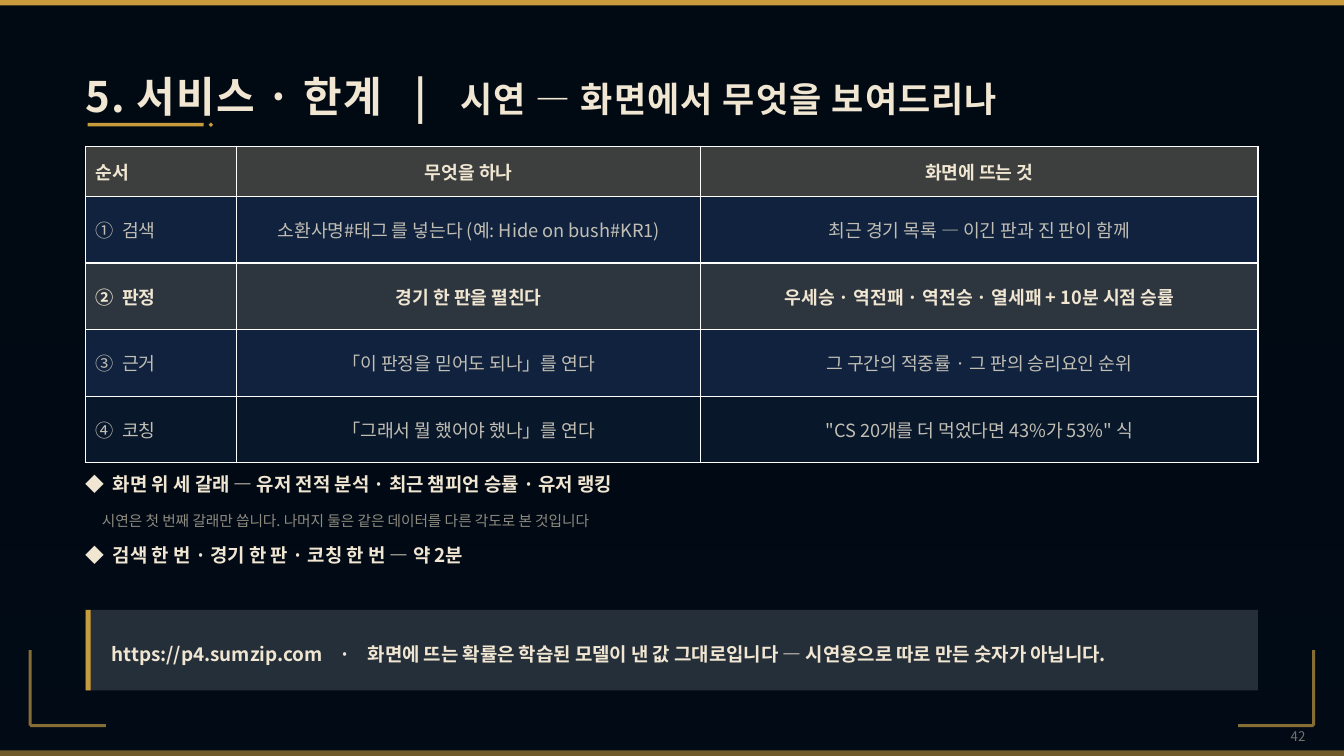
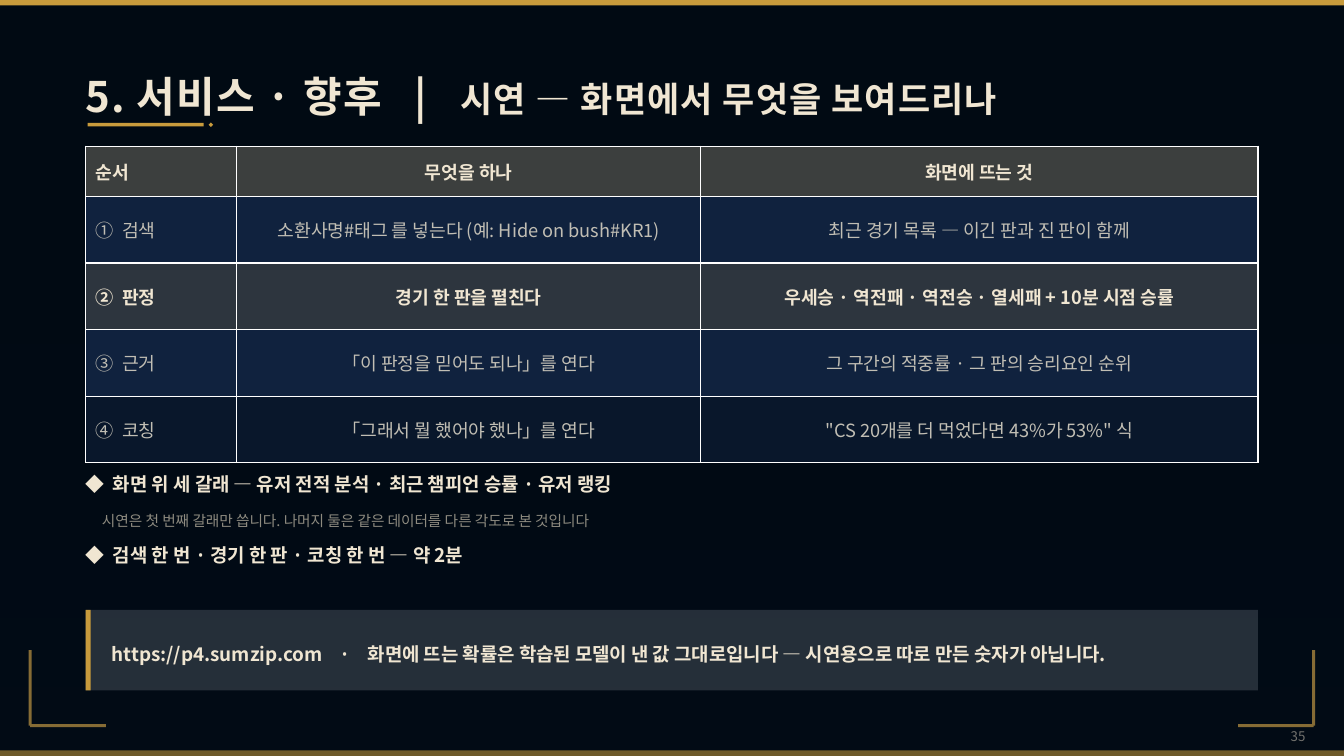
Before and after one commit to wpalswpa/project2608, a slide deck: slide 35 of 4조(십분컷)_미니2프로젝트_LoL 인게임 시점별 경기 데이터 기반 승패 예측 및 핵심 승리요인 분석_발표자료.pptx (slide 42 before the commit). Drawn at 1344x756 pixels with LibreOffice and Linux fonts; fonts in the diff are those of the drawing; background and template pictures are left out; a plain dark background stands for a picture behind light text. Boxes give left, top, right and bottom in pixels: in the first picture for what was removed or moved away, otherwise in the second. Text is boxed around its words. In the diff, an @@ line names an element or a change of style, - is before the commit and + after.

```diff
--- a/4조(십분컷)_미니2프로젝트_LoL 인게임 시점별 경기 데이터 기반 승패 예측 및 핵심 승리요인 분석_발표자료.pptx
+++ b/4조(십분컷)_미니2프로젝트_LoL 인게임 시점별 경기 데이터 기반 승패 예측 및 핵심 승리요인 분석_발표자료.pptx
@@ text at [86,76,997,123]: text changed @@
-5. 서비스 · 한계 | 시연 — 화면에서 무엇을 보여드리나
+5. 서비스 · 향후 | 시연 — 화면에서 무엇을 보여드리나
@@ page number at [1291,731,1306,741]: text changed @@
-42
+35
```
Also in this commit, not shown: 11 other slides changed, 8 slides removed, 1 other file.
